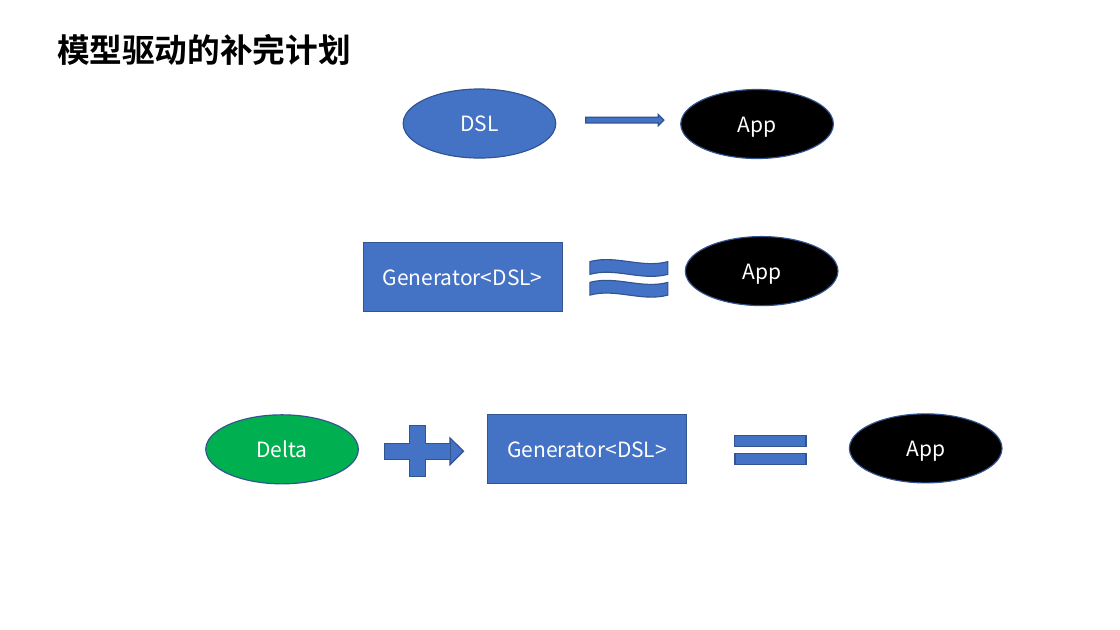
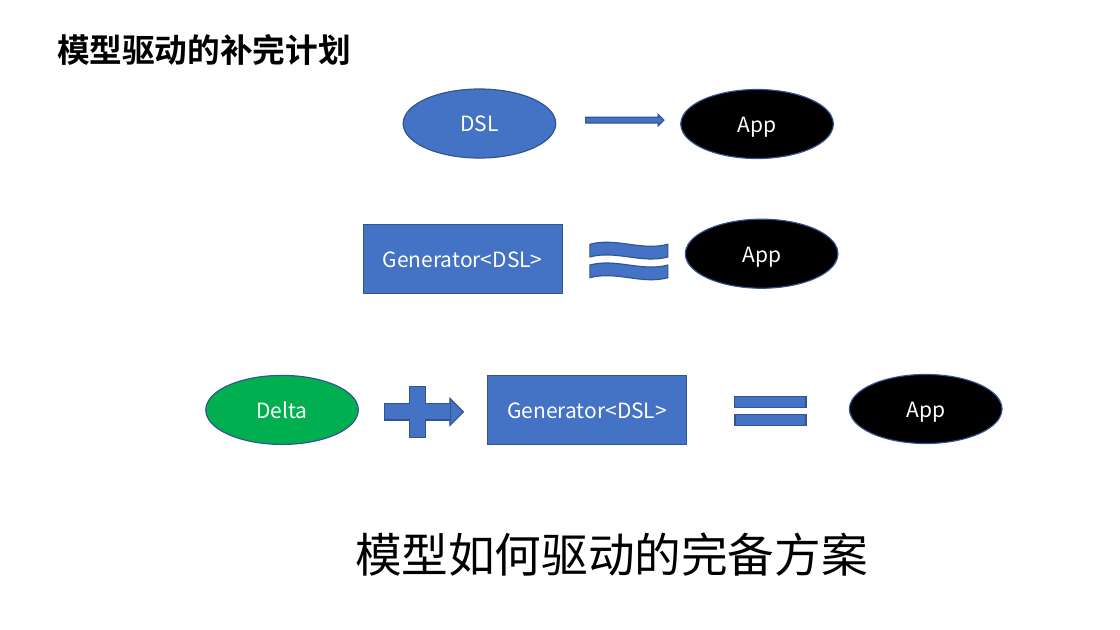
Before and after one commit to nop-platform/nop-entropy-docs, a slide deck: slide 6 of src/ppt/theory-of-reversible-computation.pptx. Drawn at 1120x630 pixels with LibreOffice and Linux fonts; fonts in the diff are those of the drawing. Boxes give left, top, right and bottom in pixels: in the first picture for what was removed or moved away, otherwise in the second. Text is boxed around its words. In the diff, an @@ line names an element or a change of style, - is before the commit and + after.

```diff
--- a/src/ppt/theory-of-reversible-computation.pptx
+++ b/src/ppt/theory-of-reversible-computation.pptx
@@ rectangle "Generator<DSL>": place and size @@
-rectangle "Generator<DSL>" at <box>363,242,562,311</box>
+rectangle "Generator<DSL>" at <box>363,225,562,294</box>
@@ 2 waves, 1 ellipse: place and size @@
-2 waves, 1 ellipse at <box>590,237,839,306</box>
+2 waves, 1 ellipse at <box>590,219,839,288</box>
@@ 3 rectangles, 2 ellipses, 1 right arrow, 1 plus sign: place and size @@
-3 rectangles, 2 ellipses, 1 right arrow, 1 plus sign at <box>206,414,1002,486</box>
+3 rectangles, 2 ellipses, 1 right arrow, 1 plus sign at <box>206,375,1002,446</box>
@@ text added at <box>355,532,868,576</box>, 40 pt, text #000000 @@
+模型如何驱动的完备方案
```
Also in this commit, not shown: 15 other slides changed.
